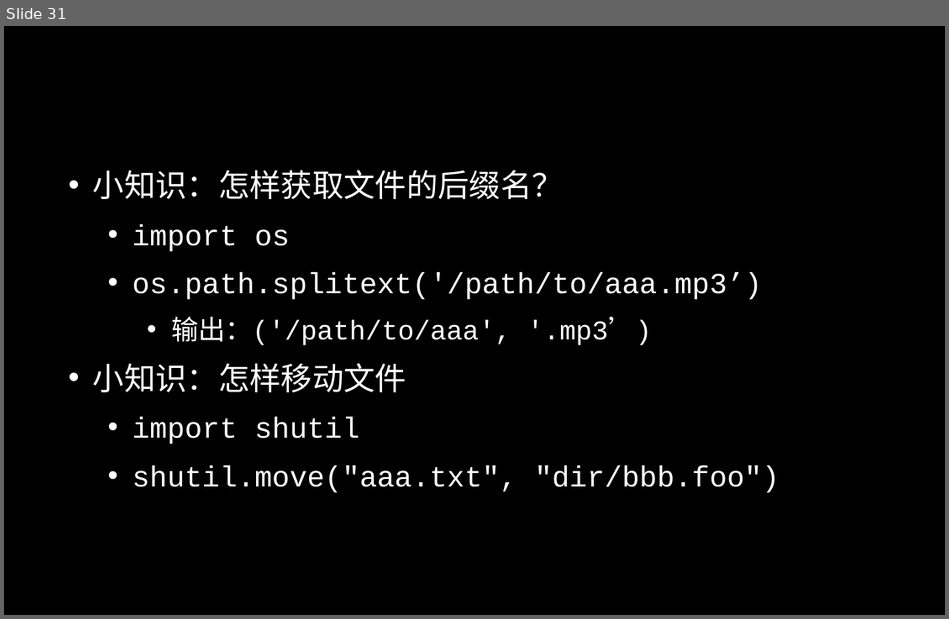
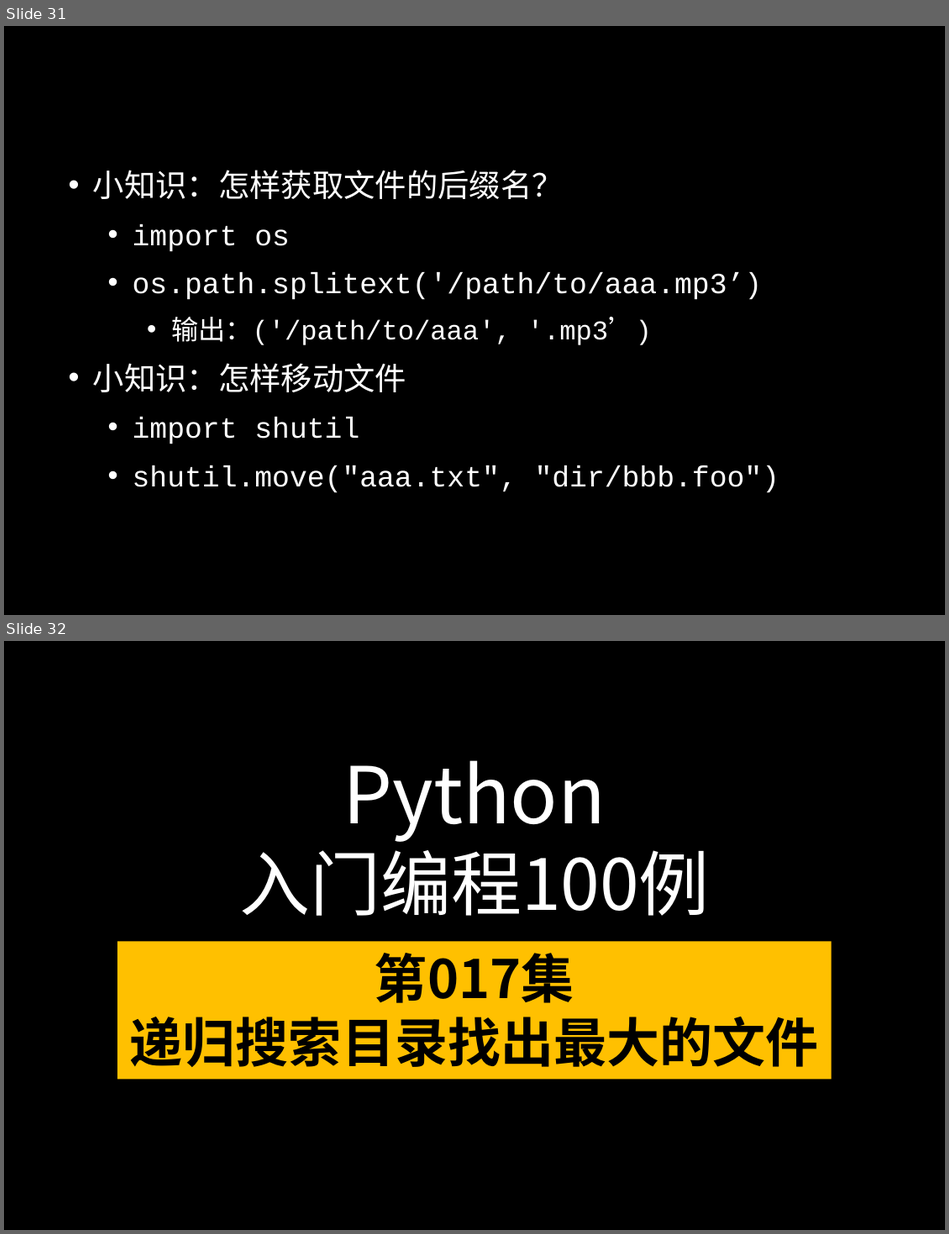
Before and after one commit to peiss/ant-learn-python-100P, a slide deck: docs/Python入门编程100例.pptx. Shown one above the other, each under a label of ours: slide 31 before the commit, slides 31 and 32 after it. The pictures are 949x619 and 949x1234 pixels, drawn with LibreOffice and Linux fonts; fonts in the diff are those of the drawing; background and template pictures are left out. Boxes give left, top, right and bottom in pixels: in the first picture for what was removed or moved away, otherwise in the second. Text is boxed around its words. In the diff, an @@ line names an element or a change of style, - is before the commit and + after.

```diff
--- a/docs/Python入门编程100例.pptx
+++ b/docs/Python入门编程100例.pptx
@@ slide 32 added at [4, 641, 945, 1230], background picture (left out) @@
@@ text added at [239, 760, 710, 916], 54 pt, text #FFFFFF @@
+Python
+入门编程100例
@@ rectangle added at [118, 941, 832, 1079], fill #FFC000, 40.5 pt, text #000000, bold @@
+第017集
+递归搜索目录找出最大的文件
```
Also in this commit, not shown: 1 other slide added, 3 other files.
